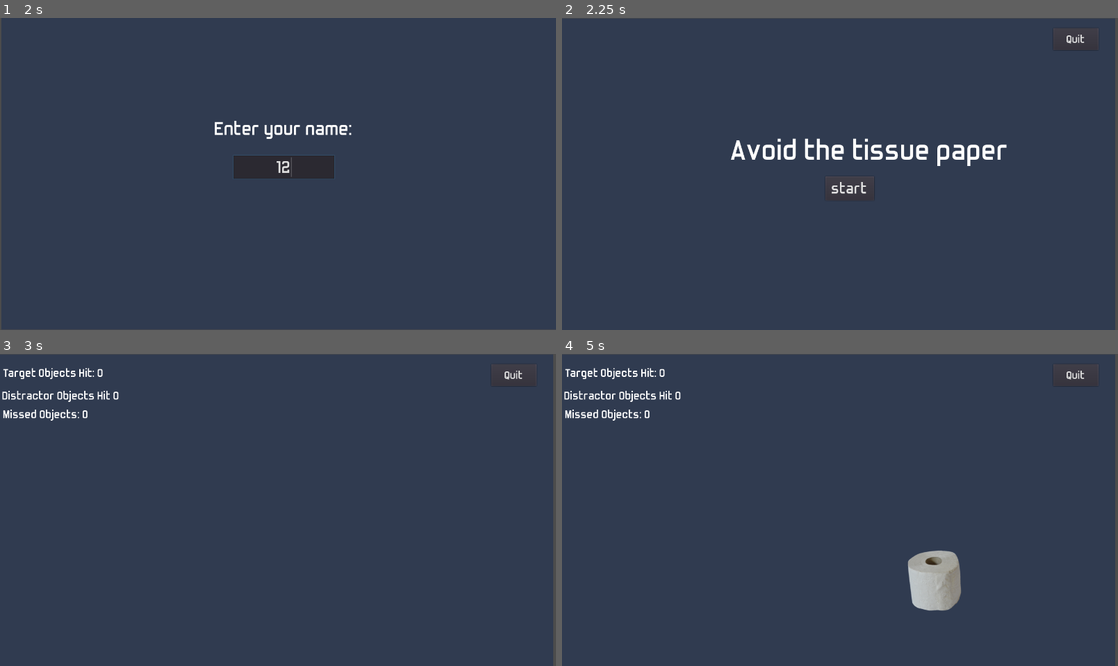
Above: before the commit, frames 1-4 (two rows, left to right).
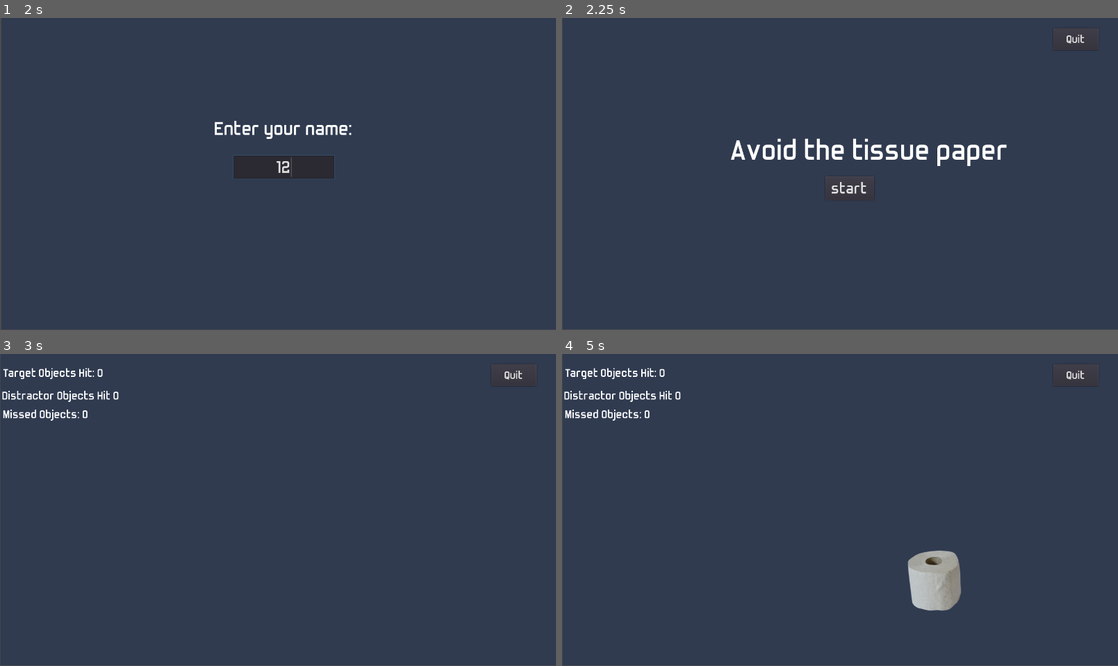
Above: after the commit, the same moments.

Repository: resquenazi/Object_Discrimination_Video_Game
Game: Godot game, scene res://Scenes/MainMenu.tscn
Same seed, same stepped clock (60 frames per second), same inputs: the game is played once before the commit and once after it.
Inputs (mouse positions are in pixels of both pictures, inside the frame that each line leads up to):
- Up to frame 1 (2 s): click "play game" at 0.5 s; click (283, 167) at 1.27 s; type "12" at 1.35 s
- Up to frame 2 (2.25 s): tap Enter at 2 s; move the mouse to (962, 158) at 2.02 s; press the mouse at (962, 158) at 2.03 s
- Up to frame 3 (3 s): release the mouse at (400, 494) at 2.75 s; click "start" at 2.75 s
- Up to frame 4 (5 s): tap Space at 3.5 s; move the mouse to (728, 525) at 3.52 s; click (728, 525) at 3.6 s; tap Enter at 4.25 s; move the mouse to (895, 441) at 4.27 s; press the mouse at (895, 441) at 4.28 s

Frame 1 is identical in both runs. In frame 2, 0.7% of the frame differs, in the area x 0-100%, y 0-100%; in frame 3, 0.7%; in frame 4, 0.7%.

Commit message:
small changes

Diff:
--- a/Scenes/Game.tscn
+++ b/Scenes/Game.tscn
@@ -37,10 +37,10 @@
 [node name="ColorRect" type="ColorRect" parent="."]
 anchor_right = 1.0
 anchor_bottom = 1.0
-margin_left = -8.32446
-margin_top = 1.18921
-margin_right = 1358.68
-margin_bottom = 769.189
+margin_left = 1.18921
+margin_top = -2.37842
+margin_right = 1368.19
+margin_bottom = 765.621
 color = Color( 0.192157, 0.235294, 0.317647, 1 )
 __meta__ = {
 "_edit_use_anchors_": false
@@ -106,7 +106,7 @@
 [node name="GameBoarder" type="StaticBody2D" parent="."]
 
 [node name="CollisionShape2D" type="CollisionShape2D" parent="GameBoarder"]
-position = Vector2( -19.8214, 374.632 )
+position = Vector2( -22.1998, 360.362 )
 shape = SubResource( 3 )
 
 [node name="CollisionShape2D2" type="CollisionShape2D" parent="GameBoarder"]
--- a/Scripts/DistractorObjects.gd
+++ b/Scripts/DistractorObjects.gd
@@ -26,5 +26,4 @@
 				get_parent().distractorObjectsPoints += 1
 				queue_free()
 	if global_position.y > 600:
-		get_parent().fallingObjects +=1
 		queue_free() #clear cache
Not shown, added: Data/becca_1_9_45.txt
Not shown, added: Data/becca_4_17_3.txt
